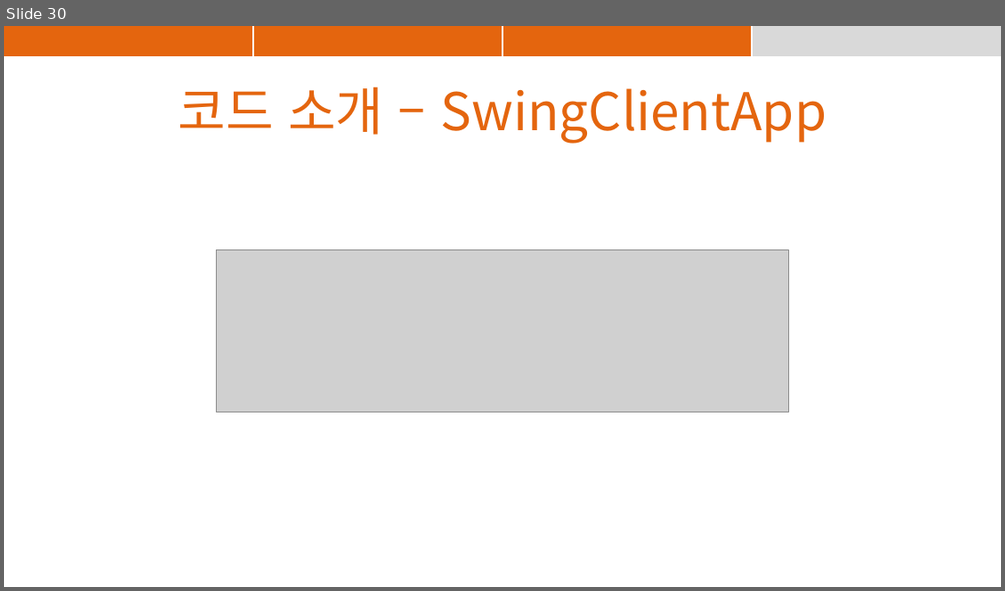
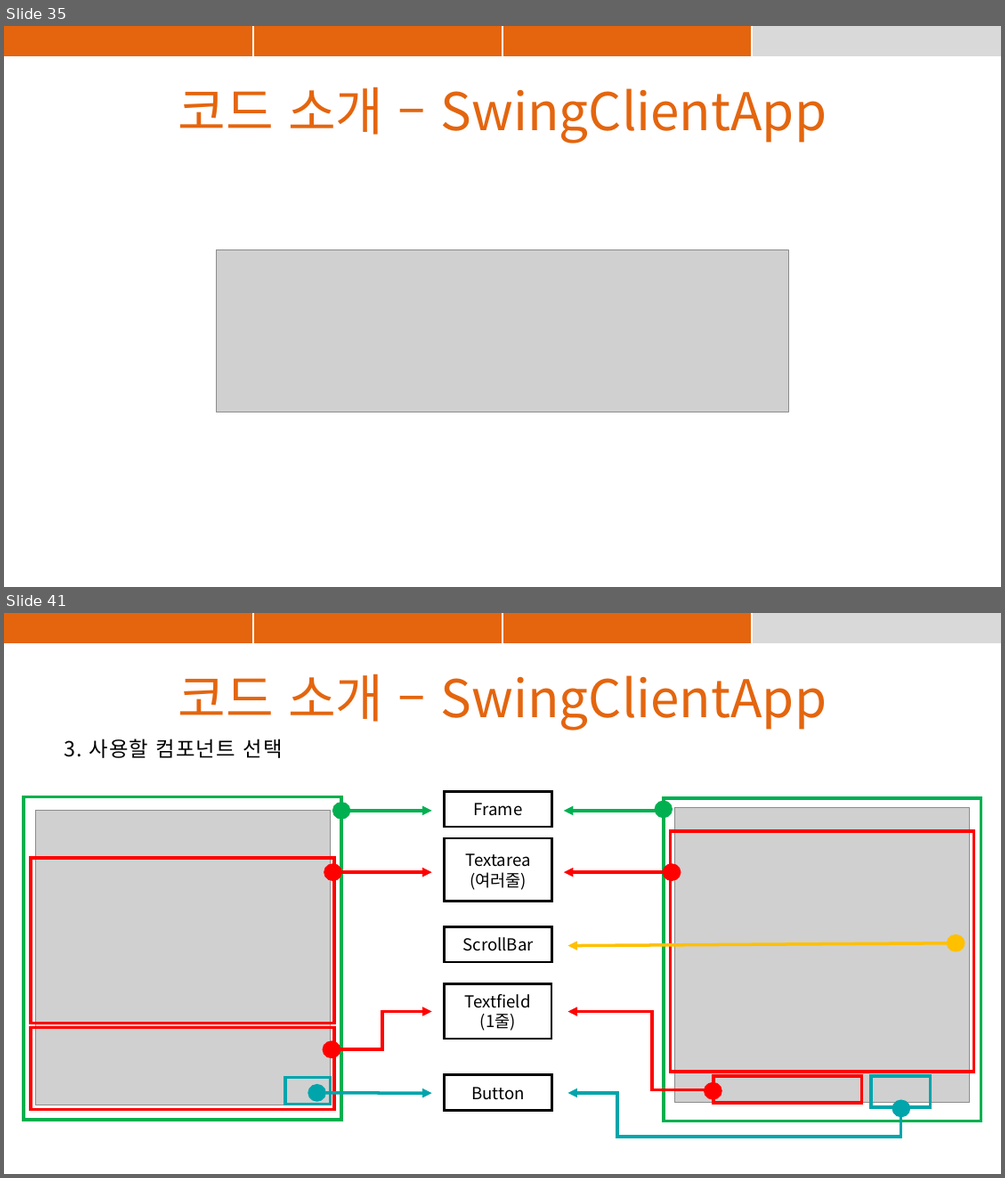
Before and after one commit to suyons/strangechat, a slide deck: StrangeChat_PPT.pptx. Shown one above the other, each under a label of ours: slide 30 before the commit, slides 35 and 41 after it; the slides between them are not shown. The pictures are 1005x591 and 1005x1178 pixels, drawn with LibreOffice and Linux fonts; fonts in the diff are those of the drawing; grey boxes stand for pictures. Boxes give left, top, right and bottom in pixels: in the first picture for what was removed or moved away, otherwise in the second. Text is boxed around its words. In the diff, an @@ line names an element or a change of style, - is before the commit and + after.

```diff
--- a/StrangeChat_PPT.pptx
+++ b/StrangeChat_PPT.pptx
@@ slide 41 added at box(4, 613, 1001, 1174), background #FFFFFF @@
@@ table added at box(4, 613, 1000, 643), 1 rows, 4 columns @@
+ |  |  | 
@@ text added at box(178, 674, 827, 730), 50 pt, text #E4650E @@
+코드 소개 – SwingClientApp
@@ text added at box(65, 738, 283, 758), 20 pt, text #000000 @@
+3. 사용할 컴포넌트 선택
@@ group added at box(24, 792, 981, 1139): 13 rectangles, 9 ellipses, 6 arrows, 3 elbow arrows, 2 pictures, 1 line @@
+Frame
+Textarea
+(여러줄)
+Textfield
+(1줄)
+Button
+ScrollBar
@@ what was slide 30 is now slide 35 @@
```
Also in this commit, not shown: 35 other slides added, 1 other file.
